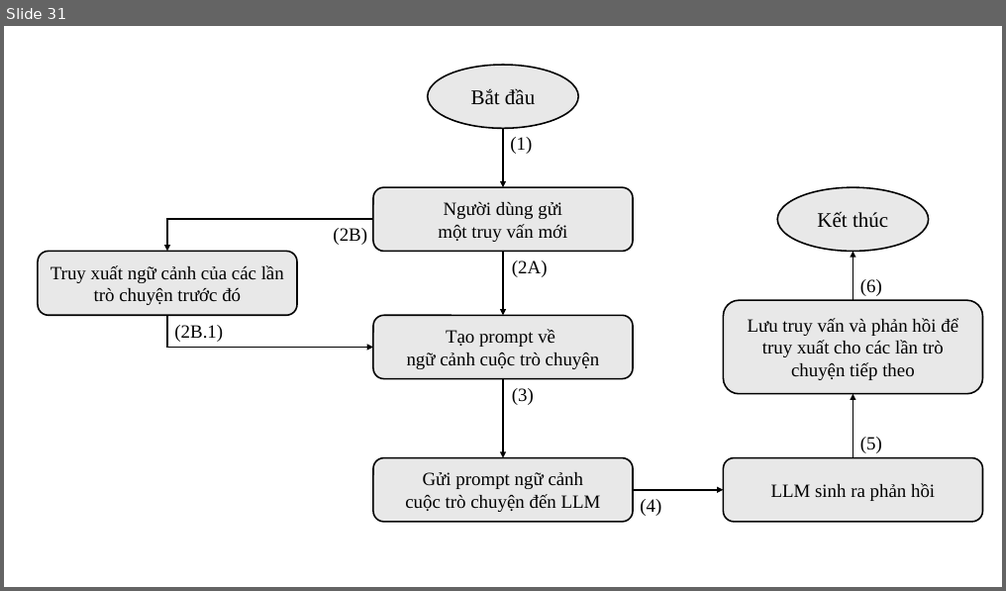
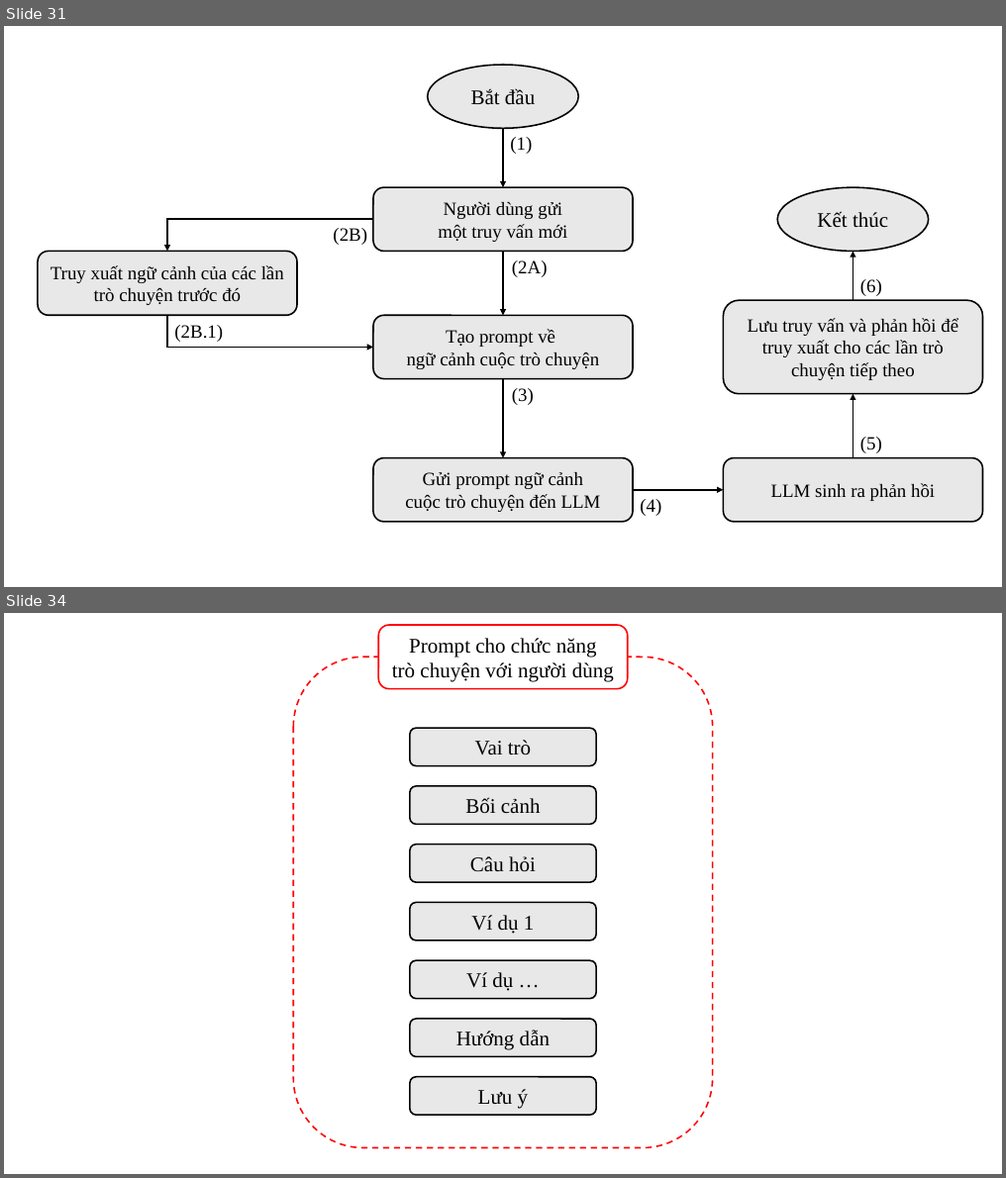
Before and after one commit to ngovanuc/Vietnamese_History_Chatbot, a slide deck: documents/hinh_ve_trong_cao_cao_do_an.pptx. Shown one above the other, each under a label of ours: slide 31 before the commit, slides 31 and 34 after it; the slides between them are not shown. The pictures are 1006x591 and 1006x1178 pixels, drawn with LibreOffice and Linux fonts; fonts in the diff are those of the drawing. Boxes give left, top, right and bottom in pixels: in the first picture for what was removed or moved away, otherwise in the second. Text is boxed around its words. In the diff, an @@ line names an element or a change of style, - is before the commit and + after.

Commit message:
Update file bao cao va hinh anh: them anh cau truc prompt

```diff
--- a/documents/hinh_ve_trong_cao_cao_do_an.pptx
+++ b/documents/hinh_ve_trong_cao_cao_do_an.pptx
@@ slide 34 added at box(4, 613, 1002, 1174), background #FFFFFF @@
@@ rounded rectangle added at box(378, 625, 628, 688), fill #FFFFFF, outline #FF0000 1.5 pt, 20 pt, text #000000 @@
+Prompt cho chức năng
+trò chuyện với người dùng
@@ rounded rectangle added at box(294, 658, 713, 1149), outline #FF0000 1.5 pt dashed @@
@@ rounded rectangle added at box(410, 728, 596, 766), fill #E8E8E8, outline #000000 1.5 pt, 20 pt, text #000000 @@
+Vai trò
@@ rounded rectangle added at box(410, 786, 596, 824), fill #E8E8E8, outline #000000 1.5 pt, 20 pt, text #000000 @@
+Bối cảnh
@@ rounded rectangle added at box(410, 845, 596, 882), fill #E8E8E8, outline #000000 1.5 pt, 20 pt, text #000000 @@
+Câu hỏi
@@ rounded rectangle added at box(410, 903, 596, 941), fill #E8E8E8, outline #000000 1.5 pt, 20 pt, text #000000 @@
+Ví dụ 1
@@ rounded rectangle added at box(410, 961, 596, 999), fill #E8E8E8, outline #000000 1.5 pt, 20 pt, text #000000 @@
+Ví dụ …
@@ rounded rectangle added at box(410, 1019, 596, 1057), fill #E8E8E8, outline #000000 1.5 pt, 20 pt, text #000000 @@
+Hướng dẫn
@@ rounded rectangle added at box(410, 1077, 596, 1115), fill #E8E8E8, outline #000000 1.5 pt, 20 pt, text #000000 @@
+Lưu ý
```
Also in this commit, not shown: 3 other slides added, 1 other file.
